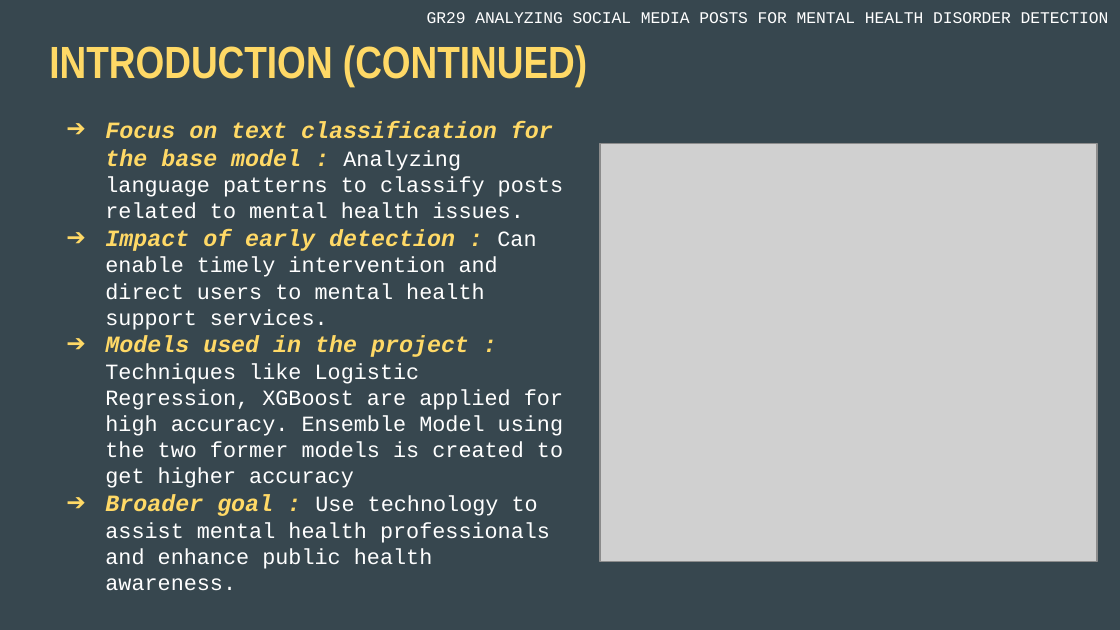
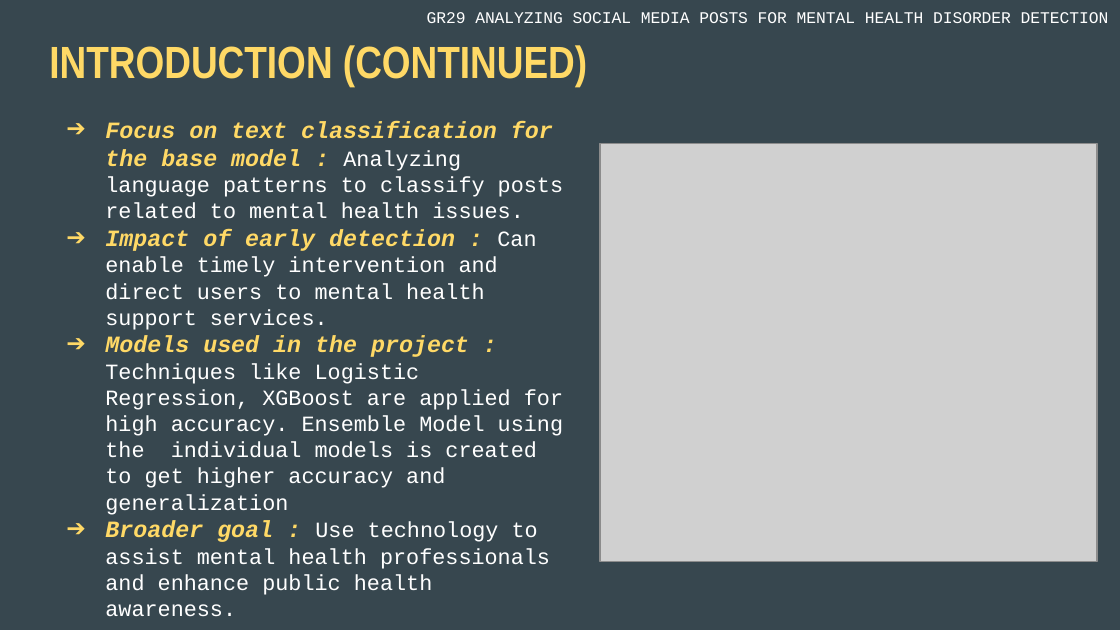
Before and after one commit to arkapg211002/MAFSMBMDDPWI-FYP-2025, a slide deck: slide 5 of OTHER FILES/GR29 ASMPFMHDD SLIDE-DECK.pptx. Drawn at 1120x630 pixels with LibreOffice and Linux fonts; fonts in the diff are those of the drawing; grey boxes stand for pictures. Boxes give left, top, right and bottom in pixels: in the first picture for what was removed or moved away, otherwise in the second. Text is boxed around its words. In the diff, an @@ line names an element or a change of style, - is before the commit and + after.

```diff
--- a/OTHER FILES/GR29 ASMPFMHDD SLIDE-DECK.pptx
+++ b/OTHER FILES/GR29 ASMPFMHDD SLIDE-DECK.pptx
@@ text at [105,336,563,515]: text changed @@
-➔ Models used in the project : Techniques like Logistic Regression, XGBoost are applied for high accuracy. Ensemble Model using the two former models is created to get higher accuracy
+➔ Models used in the project : Techniques like Logistic Regression, XGBoost are applied for high accuracy. Ensemble Model using the individual models is created to get higher accuracy and generalization
```
Also in this commit, not shown: 5 other slides changed, 1 slide removed, 2 other files.
